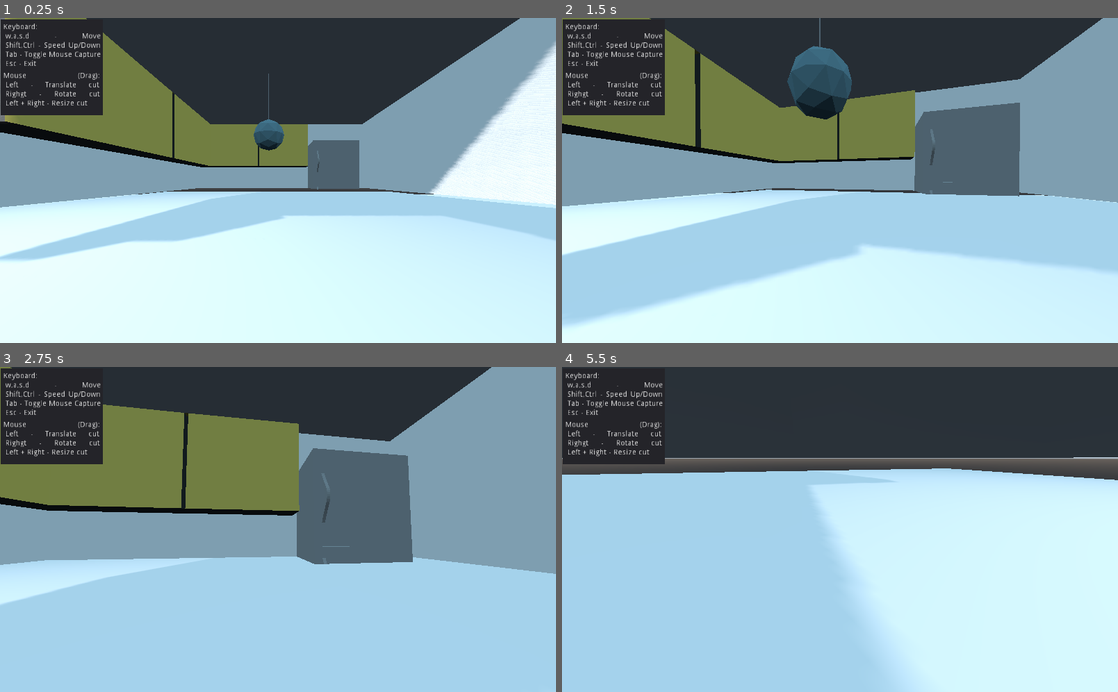
Above: before the commit, frames 1-4 (two rows, left to right).
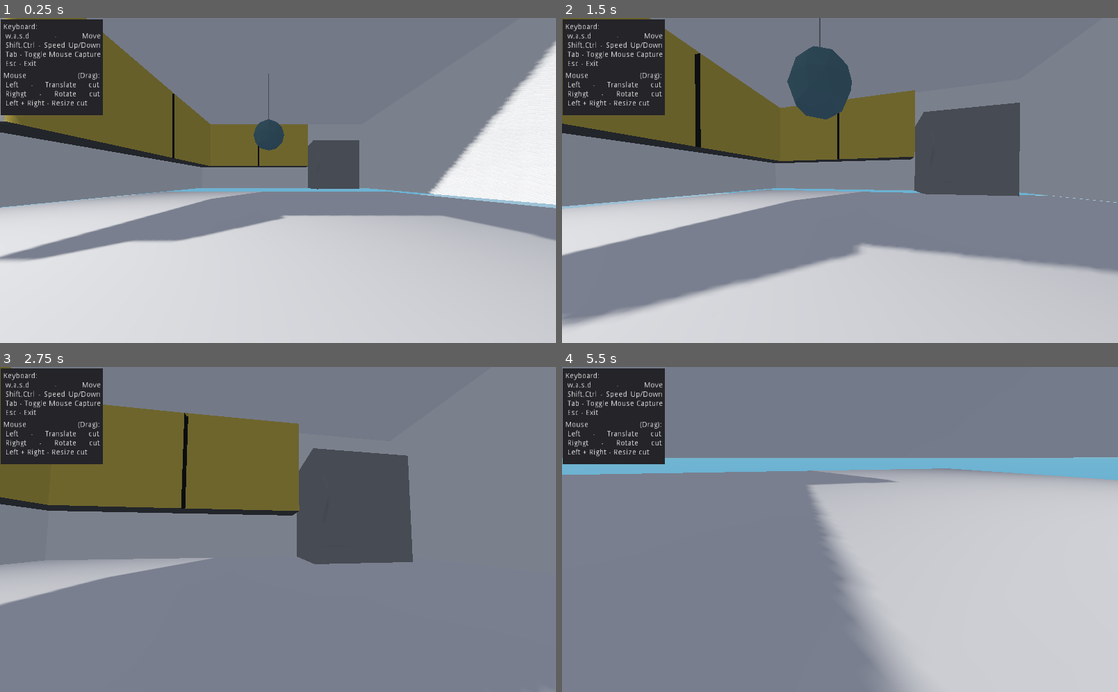
Above: after the commit, the same moments.

Repository: MillionOstrich/godot-stencil-test
Game: Godot game, scene res://main.tscn
Two runs of this game, one before a commit and one after it. Both use one fixed random seed, a clock stepped at 60 frames per second and the inputs below.
Inputs (mouse positions are in pixels of both pictures, inside the frame that each line leads up to):
- Up to frame 1 (0.25 s): no input
- Up to frame 2 (1.5 s): tap Enter at 0.5 s; move the mouse to (867, 180) at 0.52 s; hold Shift 0.53-1.28 s; hold W from 0.53 s (still down); move the mouse to (812, 180) at 1.27 s; tap Ctrl at 1.35 s
- Up to frame 3 (2.75 s): keep holding W; move the mouse to (289, 523) at 2.02 s; hold Tab from 2.03 s (still down)
- Up to frame 4 (5.5 s): move the mouse to (812, 594) at 2.77 s; release Tab at 2.78 s; tap Shift at 2.85 s; click (812, 594) at 2.92 s; move the mouse to (1006, 578) at 3.52 s; release W at 3.53 s; hold Ctrl 3.53-4.28 s; hold A 3.53-5.03 s; move the mouse to (673, 480) at 4.27 s; tap Tab at 4.35 s; move the mouse to (845, 529) at 5.02 s; hold W from 5.03 s (still down); hold Shift from 5.03 s (still down)

The runs differ from the first frame. In frame 1, 88% of the frame differs, in the area x 0-100%, y 0-100%; in frame 2, 93%; in frame 3, 94%; in frame 4, 95%.

Commit message:
Update materials so cut preview works in editor Adjust some environment settings for nicer looking scene.

Diff:
--- a/Kitchen/Kitchen_0.tres
+++ b/Kitchen/Kitchen_0.tres
@@ -1,11 +1,13 @@
-[gd_resource type="ShaderMaterial" load_steps=2 format=2]
+[gd_resource type="ShaderMaterial" load_steps=3 format=2]
 
-[ext_resource path="res://Shader/CutMaterial.shader" type="Shader" id=1]
+[ext_resource path="res://Shader/CutStencil.tres" type="Material" id=1]
+[ext_resource path="res://Shader/CutMaterial.shader" type="Shader" id=2]
 
 [resource]
 
 render_priority = 0
-shader = ExtResource( 1 )
+next_pass = ExtResource( 1 )
+shader = ExtResource( 2 )
 shader_param/albedo = Color( 1, 1, 1, 1 )
 shader_param/cut_position = null
 shader_param/cut_normal = null
--- a/Kitchen/Kitchen_1.tres
+++ b/Kitchen/Kitchen_1.tres
@@ -1,11 +1,13 @@
-[gd_resource type="ShaderMaterial" load_steps=2 format=2]
+[gd_resource type="ShaderMaterial" load_steps=3 format=2]
 
-[ext_resource path="res://Shader/CutMaterial.shader" type="Shader" id=1]
+[ext_resource path="res://Shader/CutStencil.tres" type="Material" id=1]
+[ext_resource path="res://Shader/CutMaterial.shader" type="Shader" id=2]
 
 [resource]
 
 render_priority = 0
-shader = ExtResource( 1 )
+next_pass = ExtResource( 1 )
+shader = ExtResource( 2 )
 shader_param/albedo = Color( 0.192157, 0.192157, 0.192157, 1 )
 shader_param/cut_position = null
 shader_param/cut_normal = null
--- a/Kitchen/Kitchen_2.tres
+++ b/Kitchen/Kitchen_2.tres
@@ -1,11 +1,13 @@
-[gd_resource type="ShaderMaterial" load_steps=2 format=2]
+[gd_resource type="ShaderMaterial" load_steps=3 format=2]
 
-[ext_resource path="res://Shader/CutMaterial.shader" type="Shader" id=1]
+[ext_resource path="res://Shader/CutStencil.tres" type="Material" id=1]
+[ext_resource path="res://Shader/CutMaterial.shader" type="Shader" id=2]
 
 [resource]
 
 render_priority = 0
-shader = ExtResource( 1 )
+next_pass = ExtResource( 1 )
+shader = ExtResource( 2 )
 shader_param/albedo = Color( 0.901961, 0.803922, 0.388235, 1 )
 shader_param/cut_position = null
 shader_param/cut_normal = null
--- a/Kitchen/Kitchen_3.tres
+++ b/Kitchen/Kitchen_3.tres
@@ -1,11 +1,13 @@
-[gd_resource type="ShaderMaterial" load_steps=2 format=2]
+[gd_resource type="ShaderMaterial" load_steps=3 format=2]
 
-[ext_resource path="res://Shader/CutMaterial.shader" type="Shader" id=1]
+[ext_resource path="res://Shader/CutStencil.tres" type="Material" id=1]
+[ext_resource path="res://Shader/CutMaterial.shader" type="Shader" id=2]
 
 [resource]
 
 render_priority = 0
-shader = ExtResource( 1 )
+next_pass = ExtResource( 1 )
+shader = ExtResource( 2 )
 shader_param/albedo = Color( 0.388235, 0.388235, 0.388235, 1 )
 shader_param/cut_position = null
 shader_param/cut_normal = null
--- a/Kitchen/Kitchen_4.tres
+++ b/Kitchen/Kitchen_4.tres
@@ -1,11 +1,13 @@
-[gd_resource type="ShaderMaterial" load_steps=2 format=2]
+[gd_resource type="ShaderMaterial" load_steps=3 format=2]
 
-[ext_resource path="res://Shader/CutMaterial.shader" type="Shader" id=1]
+[ext_resource path="res://Shader/CutStencil.tres" type="Material" id=1]
+[ext_resource path="res://Shader/CutMaterial.shader" type="Shader" id=2]
 
 [resource]
 
 render_priority = 0
-shader = ExtResource( 1 )
+next_pass = ExtResource( 1 )
+shader = ExtResource( 2 )
 shader_param/albedo = Color( 0.631373, 0.631373, 0.631373, 1 )
 shader_param/cut_position = null
 shader_param/cut_normal = null
--- a/Kitchen/Kitchen_5.tres
+++ b/Kitchen/Kitchen_5.tres
@@ -1,11 +1,13 @@
-[gd_resource type="ShaderMaterial" load_steps=2 format=2]
+[gd_resource type="ShaderMaterial" load_steps=3 format=2]
 
-[ext_resource path="res://Shader/CutMaterial.shader" type="Shader" id=1]
+[ext_resource path="res://Shader/CutStencil.tres" type="Material" id=1]
+[ext_resource path="res://Shader/CutMaterial.shader" type="Shader" id=2]
 
 [resource]
 
 render_priority = 0
-shader = ExtResource( 1 )
+next_pass = ExtResource( 1 )
+shader = ExtResource( 2 )
 shader_param/albedo = Color( 0.658824, 0.513726, 0.345098, 1 )
 shader_param/cut_position = null
 shader_param/cut_normal = null
--- a/Kitchen/Kitchen_6.tres
+++ b/Kitchen/Kitchen_6.tres
@@ -1,11 +1,13 @@
-[gd_resource type="ShaderMaterial" load_steps=2 format=2]
+[gd_resource type="ShaderMaterial" load_steps=3 format=2]
 
-[ext_resource path="res://Shader/CutMaterial.shader" type="Shader" id=1]
+[ext_resource path="res://Shader/CutStencil.tres" type="Material" id=1]
+[ext_resource path="res://Shader/CutMaterial.shader" type="Shader" id=2]
 
 [resource]
 
 render_priority = 0
-shader = ExtResource( 1 )
+next_pass = ExtResource( 1 )
+shader = ExtResource( 2 )
 shader_param/albedo = Color( 0.439216, 0.592157, 0.635294, 1 )
 shader_param/cut_position = null
 shader_param/cut_normal = null
--- a/Script/CuttableShape.gd
+++ b/Script/CuttableShape.gd
@@ -11,17 +11,11 @@
 
 	var mesh = get_node("Mesh")
 	for i in range(0,material_count):
-		var mat = mesh.get_surface_material(i)
-		if mat is ShaderMaterial:
-			materials.append(mat)
-			mat.set_next_pass(stencil_material)
-
-	if stencil_material != null:
-		materials.append(stencil_material)
+		_add_material(mesh.get_surface_material(i))
 
 	set_process(true)
 
-func _process(delta):
+func _process(dt):
 	if cut_node != null:
 		var position = cut_node.get_cut_origin()
 		var normal = cut_node.get_cut_normal()
@@ -30,3 +24,9 @@
 			mat.set_shader_param("cut_position",position)
 			mat.set_shader_param("cut_normal",normal)
 			mat.set_shader_param("cut_size",size)
+
+func _add_material(mat):
+	if mat != null:
+		if mat is ShaderMaterial and materials.find(mat) == -1:
+			materials.append(mat)
+		_add_material(mat.get_next_pass())
--- a/default_env.tres
+++ b/default_env.tres
@@ -1,5 +1,101 @@
 [gd_resource type="Environment" load_steps=2 format=2]
+
 [sub_resource type="ProceduralSky" id=1]
+
+radiance_size = 4
+sky_top_color = Color( 0.0470588, 0.454902, 0.976471, 1 )
+sky_horizon_color = Color( 0.556863, 0.823529, 0.909804, 1 )
+sky_curve = 0.25
+sky_energy = 0.5
+ground_bottom_color = Color( 0.0470588, 0.454902, 0.976471, 1 )
+ground_horizon_color = Color( 0.482353, 0.788235, 0.952941, 1 )
+ground_curve = 0.5
+ground_energy = 0.5
+sun_color = Color( 1, 1, 1, 1 )
+sun_latitude = 30.0
+sun_longitude = -135.0
+sun_angle_min = 1.0
+sun_angle_max = 100.0
+sun_curve = 0.05
+sun_energy = 15.0
+texture_size = 2
+
 [resource]
+
 background_mode = 2
 background_sky = SubResource( 1 )
+background_sky_custom_fov = 0.0
+background_color = Color( 0, 0, 0, 1 )
+background_energy = 1.0
+background_canvas_max_layer = 0
+ambient_light_color = Color( 1, 1, 1, 1 )
+ambient_light_energy = 0.2
+ambient_light_sky_contribution = 0.5
+fog_enabled = false
+fog_color = Color( 0.5, 0.6, 0.7, 1 )
+fog_sun_color = Color( 1, 0.9, 0.7, 1 )
+fog_sun_amount = 0.0
+fog_depth_enabled = true
+fog_depth_begin = 10.0
+fog_depth_curve = 1.0
+fog_transmit_enabled = false
+fog_transmit_curve = 1.0
+fog_height_enabled = false
+fog_height_min = 0.0
+fog_height_max = 100.0
+fog_height_curve = 1.0
+tonemap_mode = 2
+tonemap_exposure = 1.0
+tonemap_white = 1.0
+auto_exposure_enabled = false
+auto_exposure_scale = 0.5
+auto_exposure_min_luma = 0.05
+auto_exposure_max_luma = 10.0
+auto_exposure_speed = 0.5
+ss_reflections_enabled = false
+ss_reflections_max_steps = 64
+ss_reflections_fade_in = 0.15
+ss_reflections_fade_out = 2.0
+ss_reflections_depth_tolerance = 0.2
+ss_reflections_roughness = true
+ssao_enabled = false
+ssao_radius = 1.0
+ssao_intensity = 1.0
+ssao_radius2 = 0.0
+ssao_intensity2 = 1.0
+ssao_bias = 0.2
+ssao_light_affect = 0.0
+ssao_color = Color( 0, 0, 0, 1 )
+ssao_quality = 0
+ssao_blur = 3
+ssao_edge_sharpness = 4.0
+dof_blur_far_enabled = false
+dof_blur_far_distance = 41.9239
+dof_blur_far_transition = 48.8935
+dof_blur_far_amount = 0.04
+dof_blur_far_quality = 1
+dof_blur_near_enabled = false
+dof_blur_near_distance = 2.0
+dof_blur_near_transition = 1.0
+dof_blur_near_amount = 0.1
+dof_blur_near_quality = 1
+glow_enabled = false
+glow_levels/1 = false
+glow_levels/2 = false
+glow_levels/3 = true
+glow_levels/4 = false
+glow_levels/5 = true
+glow_levels/6 = false
+glow_levels/7 = false
+glow_intensity = 0.8
+glow_strength = 1.0
+glow_bloom = 0.0
+glow_blend_mode = 2
+glow_hdr_threshold = 1.0
+glow_hdr_scale = 2.0
+glow_bicubic_upscale = false
+adjustment_enabled = false
+adjustment_brightness = 1.0
+adjustment_contrast = 1.0
+adjustment_saturation = 1.0
+_sections_unfolded = [ "Background" ]
Not shown, added: Screenshot/base.png.import
Not shown, added: Screenshot/cut.png.import
Not shown: 3 places in main.tscn that only renumber resources
